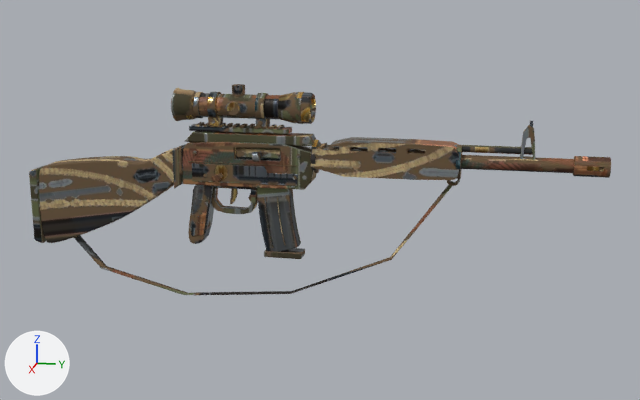
The glTF model public/models/arsenal/dmr.glb, before and after one commit.
Rendered twice from a 50 mm lens placed at (1.564, 0.48, 0.379), pointed at (0.02, 0.172, -0.007). The axes (+X, +Y, +Z) are drawn at lower left. The lights are the same throughout. The picture after the commit comes second. Where no turn or scale is listed for an object, it has been applied to the vertices. Vertices at exactly the same position are counted once.

In view in the first picture: 'dmr_body', 'dmr_mag_mesh' and 2 more.
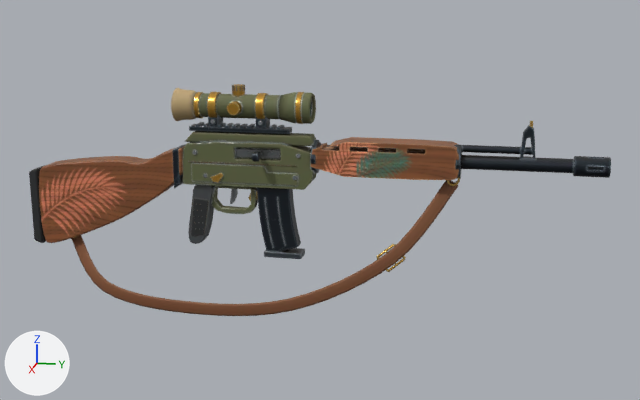
Where the newer file only moved an object's origin or applied its transform, the numbers keep the older frame.

Changed parts and their boxes [x1, y1, x2, y2] in the pictures (640 x 400 px):
'dmr_body', reshaped (10% taller)
    before: [29, 84, 611, 295]
    after: [29, 84, 611, 316]
part 1 of me_dmr_body, rebuilt (not visible afterwards)
    before: [74, 181, 455, 295]
part 2 of me_dmr_body, added
    after: [71, 180, 458, 316]
part 3 of me_dmr_body, added
    after: [377, 244, 394, 258]
part 4 of me_dmr_body, added
    after: [388, 258, 406, 272]
part 5 of me_dmr_body, surface changed
    both: [29, 84, 611, 244]
part 6 of me_dmr_mag, surface changed
    both: [257, 188, 305, 259]

Patch to the scene script:
```diff
--- a/public/models/arsenal/dmr.glb.py
+++ b/public/models/arsenal/dmr.glb.py
@@ me_dmr_body @@
 # used by ob_dmr_body; location = (0.028, 0.137, 0.006)
-me_dmr_body.from_pydata(...)  # 9517 vertices, 18682 faces; spans x -0.059..0.059, y -0.539..0.539, z -0.191..0.191
+me_dmr_body.from_pydata(...)  # 10661 vertices, 20942 faces; spans x -0.059..0.057, y -0.539..0.539, z -0.228..0.191
+# me_dmr_body part 1: the loose piece of 24 vertices spanning x -0.036..0.059, y -0.468..0.277, z -0.191..0.029 is rebuilt with 124 vertices and now spans x -0.031..0.054, y -0.456..0.266, z -0.207..0.033
+# me_dmr_body part 2: a new loose piece of 248 vertices spanning x -0.03..0.057, y -0.473..0.283, z -0.228..0.034, in mat_dmr_mat
+# me_dmr_body part 3: a new loose piece of 140 vertices spanning x 0.014..0.027, y 0.145..0.176, z -0.106..-0.08, in mat_dmr_mat
+# me_dmr_body part 4: a new loose piece of 140 vertices spanning x 0.014..0.027, y 0.165..0.196, z -0.131..-0.105, in mat_dmr_mat
+# me_dmr_body part 5: 17844 kept faces spanning x -0.059..0.009, y -0.539..0.539, z -0.127..0.191 get new texture (UV) coordinates
+# other edits to the shape of me_dmr_body do not show in these pictures
 me_dmr_body.materials.append(mat_dmr_mat)
@@ me_dmr_mag @@
 me_dmr_mag.from_pydata(...)  # 604 vertices, 1180 faces; spans x -0.017..0.017, y -0.043..0.043, z -0.077..0.077
 # used by ob_dmr_mag_mesh; location = (0.0, 0.093, -0.046)
+# me_dmr_mag part 6: texture (UV) coordinates of 1180 of 1180 faces, centred in x -0.017..0.017, y -0.042..0.043, z -0.077..0.077, changed; they spanned u 0.01..0.95, v 0.01..0.98 and now span u 0.02..0.98, v 0.01..0.98
 me_dmr_mag.materials.append(mat_dmr_mat)
```
